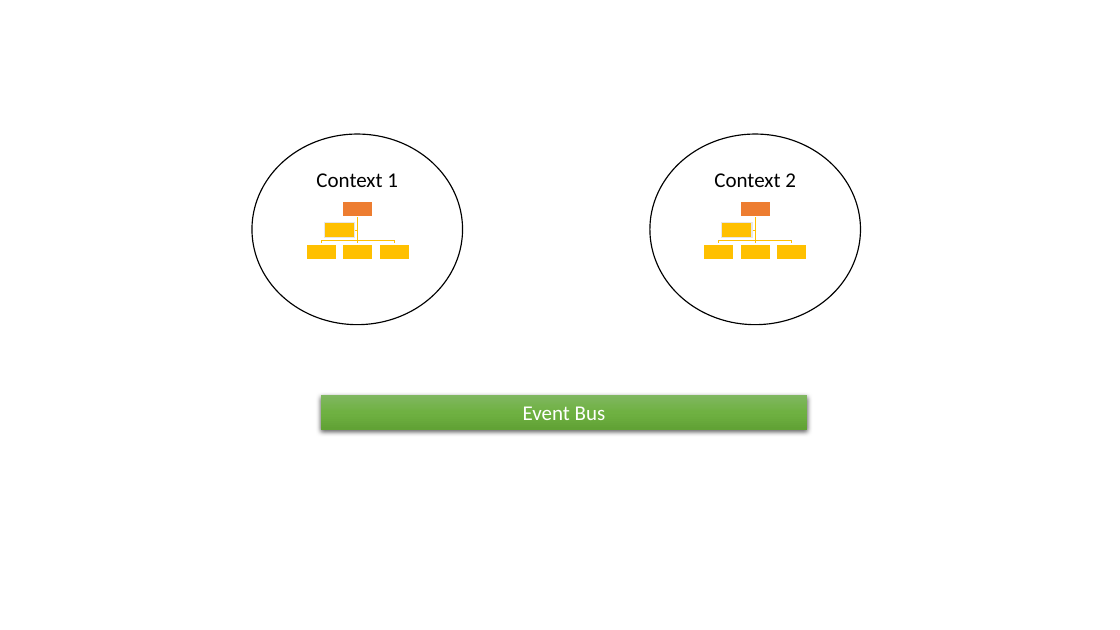
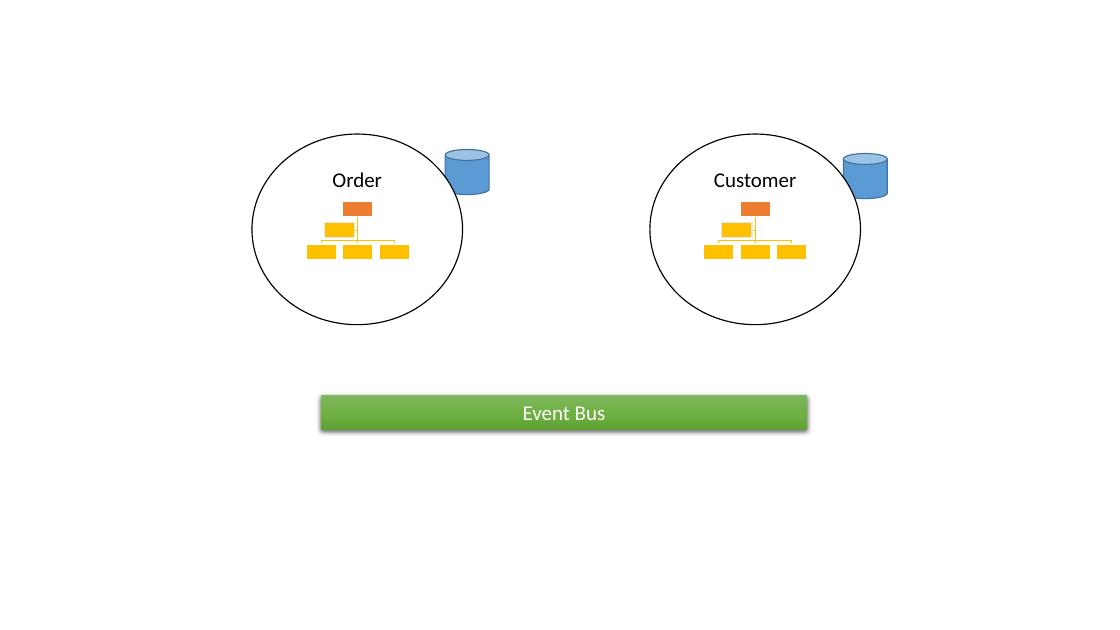
Before and after one commit to linus123/Mentoring-Resources, a slide deck: slide 4 of src/DomainModeling/DomainModelingGraphics.pptx. Drawn at 1120x630 pixels with LibreOffice and Linux fonts; fonts in the diff are those of the drawing. Boxes give left, top, right and bottom in pixels: in the first picture for what was removed or moved away, otherwise in the second. Text is boxed around its words. In the diff, an @@ line names an element or a change of style, - is before the commit and + after.

```diff
--- a/src/DomainModeling/DomainModelingGraphics.pptx
+++ b/src/DomainModeling/DomainModelingGraphics.pptx
@@ text in ellipse at (332, 172, 382, 187): text changed @@
-Context 1
+Order
@@ cylinder added at (445, 150, 489, 195), fill #5B9BD5, outline #43739E 1 pt @@
@@ text in ellipse at (714, 173, 797, 187): text changed @@
-Context 2
+Customer
@@ cylinder added at (844, 154, 887, 199), fill #5B9BD5, outline #43739E 1 pt @@
```
Also in this commit, not shown: 10 other files.
